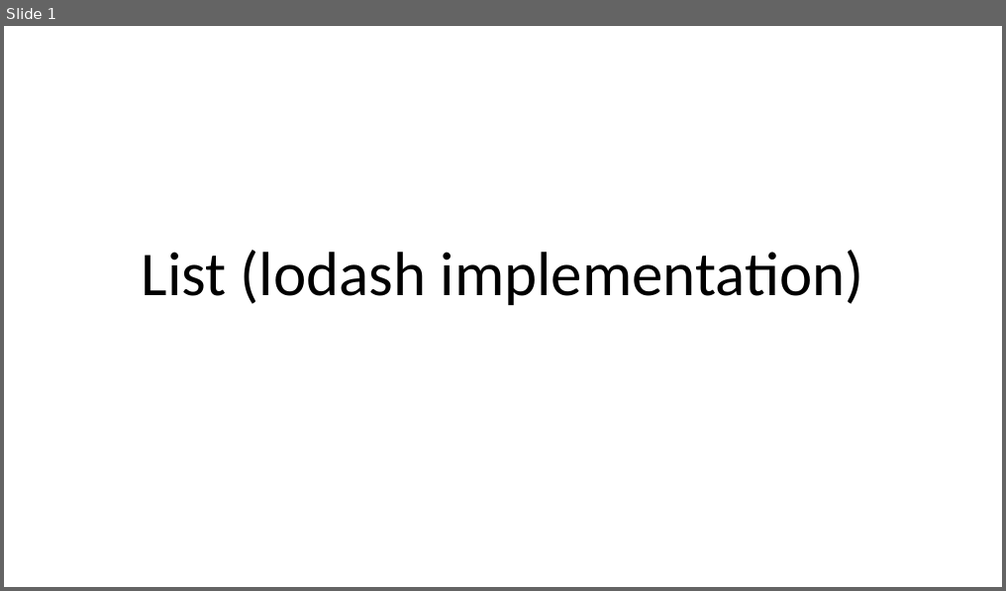
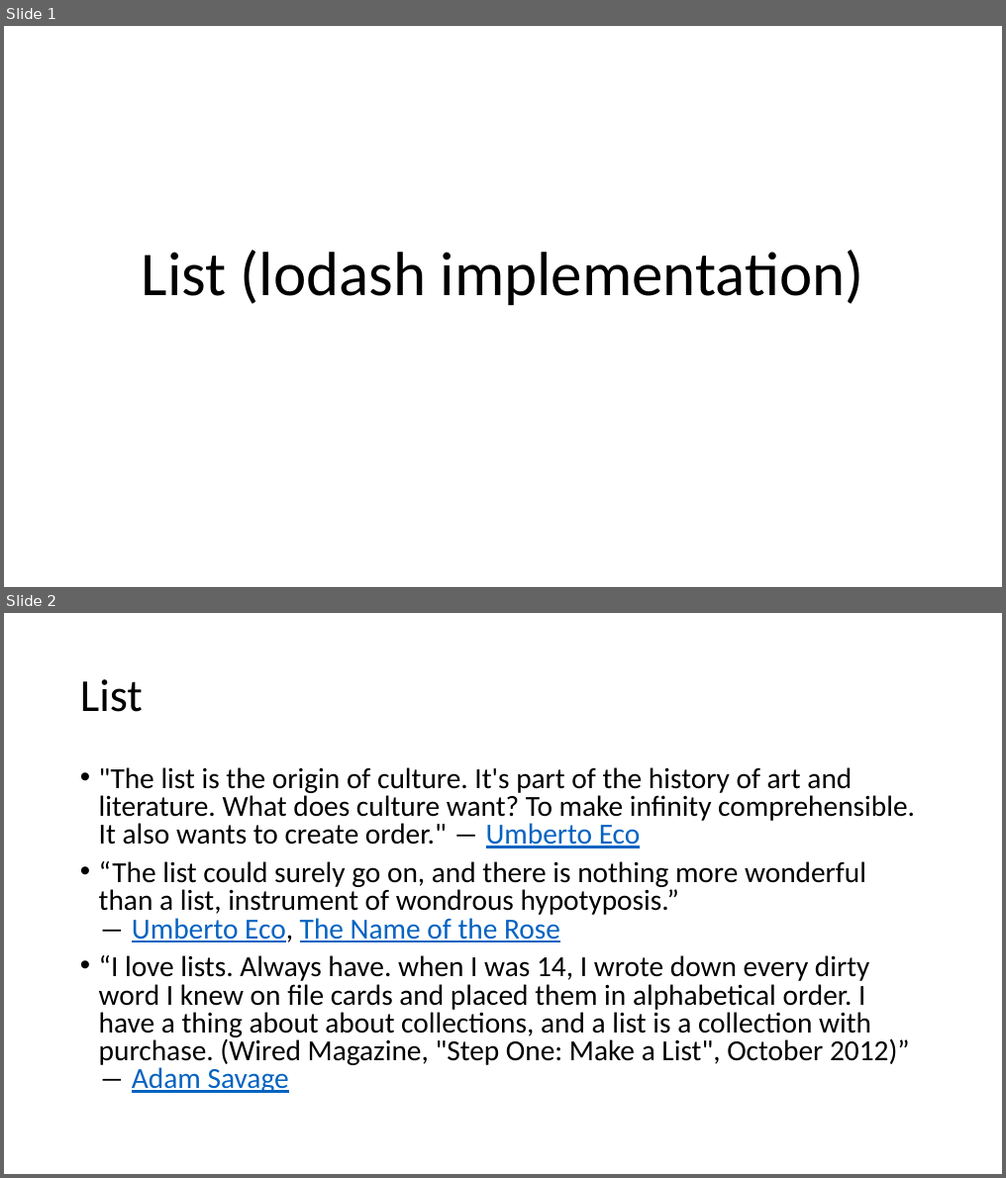
Before and after one commit to morotsman/lecture_functional_programming, a slide deck: lodash/List.pptx. Shown one above the other, each under a label of ours: slide 1 before the commit, slides 1 and 2 after it. The pictures are 1006x591 and 1006x1178 pixels, drawn with LibreOffice and Linux fonts; fonts in the diff are those of the drawing. Boxes give left, top, right and bottom in pixels: in the first picture for what was removed or moved away, otherwise in the second. Text is boxed around its words. In the diff, an @@ line names an element or a change of style, - is before the commit and + after.

Commit message:
lists

```diff
--- a/lodash/List.pptx
+++ b/lodash/List.pptx
@@ slide 2 added at [4,613,1002,1174], background #FFFFFF @@
@@ title added at [80,679,143,712], 44 pt, text #000000 @@
+List
@@ text added at [99,767,915,1093], 28 pt, text #000000 @@
+• "The list is the origin of culture. It's part of the history of art and literature. What does culture want? To make infinity comprehensible. It also wants to create order." ― Umberto Eco
+• “The list could surely go on, and there is nothing more wonderful than a list, instrument of wondrous hypotyposis.”
+  ― Umberto Eco, The Name of the Rose
+• “I love lists. Always have. when I was 14, I wrote down every dirty word I knew on file cards and placed them in alphabetical order. I have a thing about about collections, and a list is a collection with purchase. (Wired Magazine, "Step One: Make a List", October 2012)”
+  ― Adam Savage
```
Also in this commit, not shown: 1 other slide added, 1 other file.
